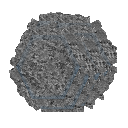
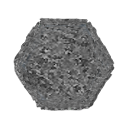
Two versions of the same layered image (128 × 128). Layer-by-layer changes:
renamed "Layer" to "Layer 1", painted on it over [9,12,117,112]
